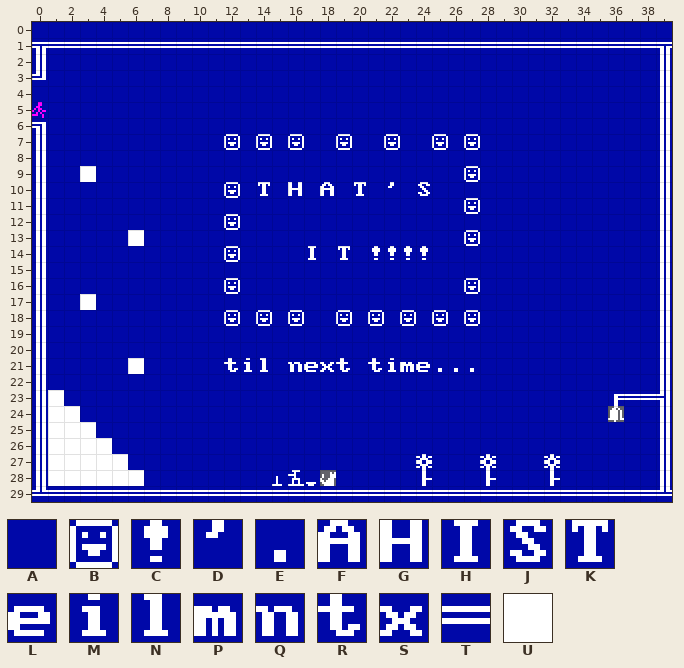
Two versions of a level (Tiled map (JSON), assets/map/kvn-long-map/room-end.tmj). This is how it looked before the edit.
Cells are 8x8 px. Shown: x 0..39, y 0..29.
Key: from "bg": A 0, B 1, C 33, D 39, E 46, F 65, G 72, H 73, J 83, K 84, L 101, M 105, N 108, P 109, Q 110, R 116, S 120, T 205, U 219.
_ is an empty cell.
Layer "Tile Layer 1" before, first column x 4:
 1 TTTTTTTTTTTTTTTTTTTTTTTTTT
 2 AAAAAAAAAAAAAAAAAAAAAAAAAA
 3 AAAAAAAAAAAAAAAAAAAAAAAAAA
 4 AAAAAAAAAAAAAAAAAAAAAAAAAA
 5 AAAAAAAAAAAAAAAAAAAAAAAAAA
 6 AAAAAAAAAAAAAAAAAAAAAAAAAA
 7 AAAAAAAABABABAABAABAABABAA
 8 AAAAAAAAAAAAAAAAAAAAAAAAAA
 9 AAAAAAAAAAAAAAAAAAAAAAABAA
10 AAAAAAAABAKAGAFAKADAJAAAAA
11 AAAAAAAAAAAAAAAAAAAAAAABAA
12 AAAAAAAABAAAAAAAAAAAAAAAAA
13 AAUAAAAAAAAAAAAAAAAAAAABAA
14 AAAAAAAABAAAAHAKACCCCAAAAA
15 AAAAAAAAAAAAAAAAAAAAAAAAAA
16 AAAAAAAABAAAAAAAAAAAAAABAA
17 AAAAAAAAAAAAAAAAAAAAAAAAAA
18 AAAAAAAABABABAABABABABABAA
19 AAAAAAAAAAAAAAAAAAAAAAAAAA
20 AAAAAAAAAAAAAAAAAAAAAAAAAA
21 AAUAAAAARMNAQLSRARMPLEEEAA
22 AAAAAAAAAAAAAAAAAAAAAAAAAA
23 AAAAAAAAAAAAAAAAAAAAAAAAAA
24 AAAAAAAAAAAAAAAAAAAAAAAAAA
25 AAAAAAAAAAAAAAAAAAAAAAAAAA
26 UAAAAAAAAAAAAAAAAAAAAAAAAA
And afterwards:
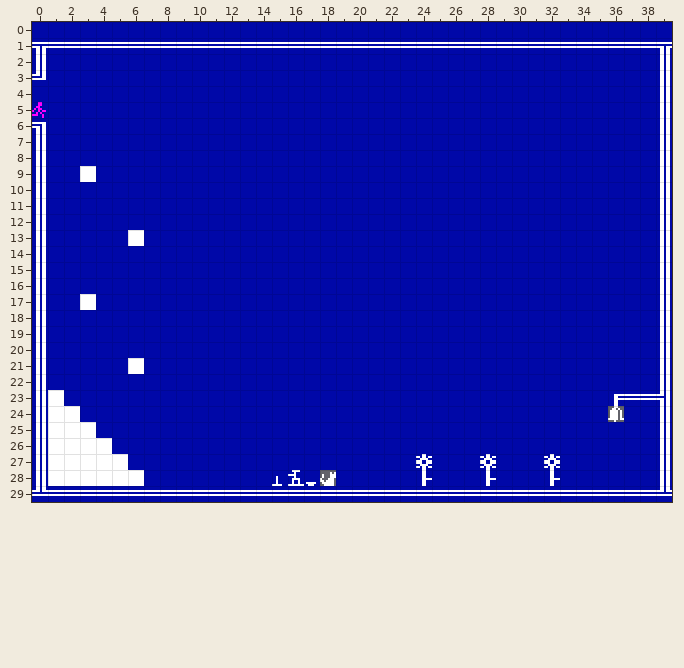
Commit: Move ending message to separate room
Edits made:
Layer "Tile Layer 1":
Tile B becomes tile A in row 7 at x 12, 14, 16, 19, 22, 25 and 27; in row 9 at x 27; in row 10 at x 12; in row 11 at x 27; in row 12 at x 12; in row 13 at x 27.
Tile B becomes tile A in row 14 at x 12; in row 16 at x 12 and 27; in row 18 at x 12, 14, 16, 19, 21, 23, 25 and 27.
Tile C becomes tile A in row 14 at x 21 to 24.
Tile D becomes tile A in row 10 at x 22.
Tile E becomes tile A in row 21 at x 25 to 27.
Tile F becomes tile A in row 10 at x 18.
Tile G becomes tile A in row 10 at x 16.
Tile H becomes tile A in row 14 at x 17.
Tile J becomes tile A in row 10 at x 24.
Tile K becomes tile A in row 10 at x 14 and 20; in row 14 at x 19.
Tile L becomes tile A in row 21 at x 17 and 24.
Tile M becomes tile A in row 21 at x 13 and 22.
Tile N becomes tile A in row 21 at x 14.
Tile P becomes tile A in row 21 at x 23.
Tile Q becomes tile A in row 21 at x 16.
Tile R becomes tile A in row 21 at x 12, 19 and 21.
Tile S becomes tile A in row 21 at x 18.
